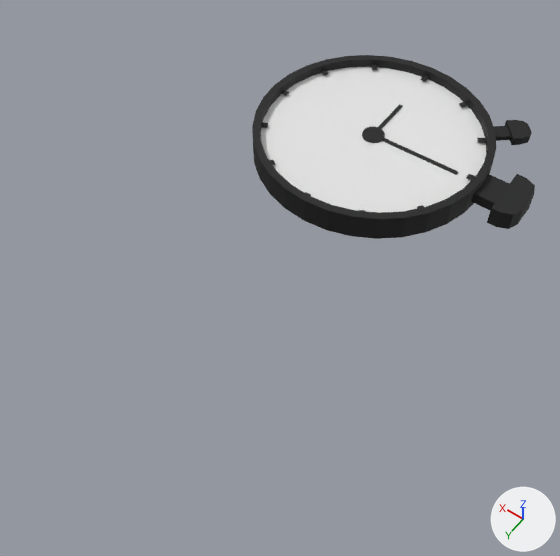
The Blender file Assets/_Models/Clock.blend as it was, and as the next commit left it.
One viewpoint serves both versions: a camera (50 mm lens) standing at (-0.163, 0.325, 0.321) and looking at (-0.003, 0.101, -0.03). Arrows for +X, +Y and +Z are at lower right; the lights stay in place.

The scene before the commit, as lines of its bpy script (objects in view):
```python
me_cube_001 = bpy.data.meshes.new('Cube.001')
me_cube_001.from_pydata(...)  # 128 vertices, 82 faces; spans x -0.1007..0.0068, y -0.0653..0.0166, z -0.006..0.006
me_cube_001.materials.append(mat_material_001)  # black #1a1a1a
me_cylinder = bpy.data.meshes.new('Cylinder')
me_cylinder.from_pydata(...)  # 128 vertices, 98 faces; spans x -0.073..0.073, y -0.073..0.073, z -0.0082..0.0082
# faces by material slot: [97, 1]
me_cylinder.materials.append(mat_material_001)  # black #1a1a1a
me_cylinder.materials.append(mat_material)  # white #e7e7e7
ob_cube = bpy.data.objects.new('Cube', me_cube_001)
ob_cube.location = (0.0, -0.0009, 0.0)
ob_cylinder = bpy.data.objects.new('Cylinder', me_cylinder)
ob_cylinder.location = (0.0, 0.0, 0.0)
```
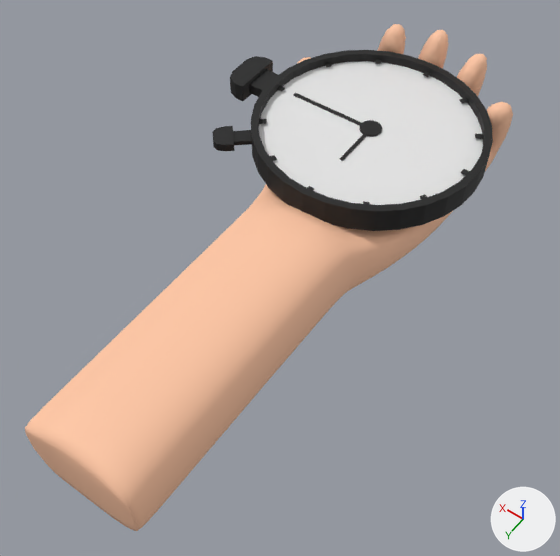
What differs and where, as boxes [x1, y1, x2, y2] in the pictures (560 x 556 px):
'Cube.002', added (beige)
    after: [25, 24, 513, 531]
'Cylinder', moved
    before: [252, 55, 496, 239]
    after: [251, 50, 493, 231]
'Cube', moved, turned
    before: [362, 104, 535, 229]
    after: [212, 56, 382, 161]

The change, as a list of edits to the scene's bpy script:
```text
Add mat_material_002:
    mat_material_002 = principled_material('Material.002')
    mat_material_002.base_color = (1.0, 0.569, 0.371)  # beige #ffc7a4
    mat_material_002.roughness = 0.713
Add me_cube:
    me_cube.from_pydata(...)  # 164 vertices, 162 faces; spans x -1.33..1.05, y -2.68..1.25, z -4.15..2.31
    me_cube.polygons.foreach_set('use_smooth', [True] * 162)
    me_cube.materials.append(mat_material_002)  # beige #ffc7a4
Change ob_cylinder:
    ob_cylinder.location: (0.0, 0.0, 0.0) -> (0.0043, -0.004, 0.0)
Change ob_cube:
    ob_cube.location: (0.0, -0.0009, 0.0) -> (0.0043, -0.0049, 0.0)
    ob_cube.rotation_euler: (0.0, 0.0, 0.0) -> (0.0, 0.0, 3.142)  # degrees (0, 0, 0) -> degrees (0, 0, 180)
Add ob_cube_002:
    ob_cube_002 = bpy.data.objects.new('Cube.002', me_cube)
    ob_cube_002.location = (0.0, 0.0124, -0.0273)
    ob_cube_002.rotation_euler = (0.0, 1574.0, 3.142)  # degrees (0, 184, 180)
    ob_cube_002.scale = (-0.0711, 0.0913, 0.0149)
    _m = ob_cube_002.modifiers.new('Subdivision', 'SUBSURF')
    _m.levels = 2
```
